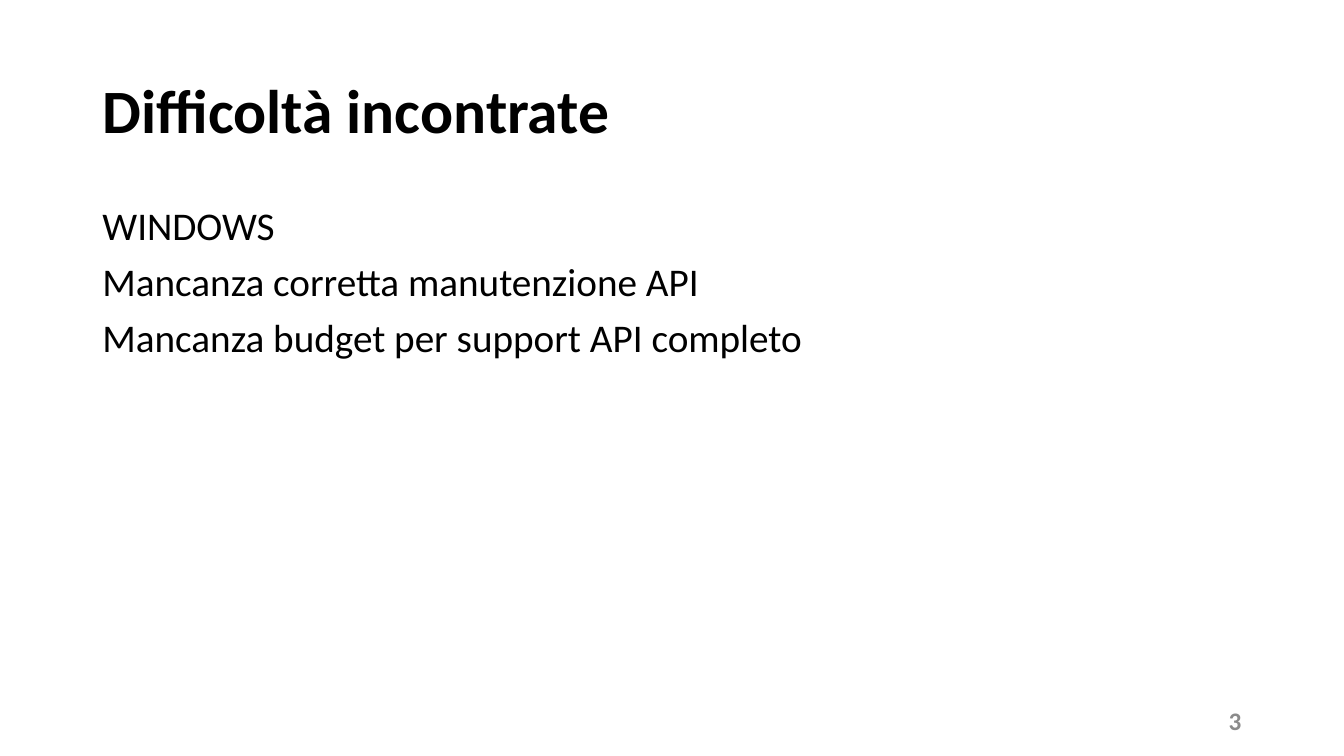
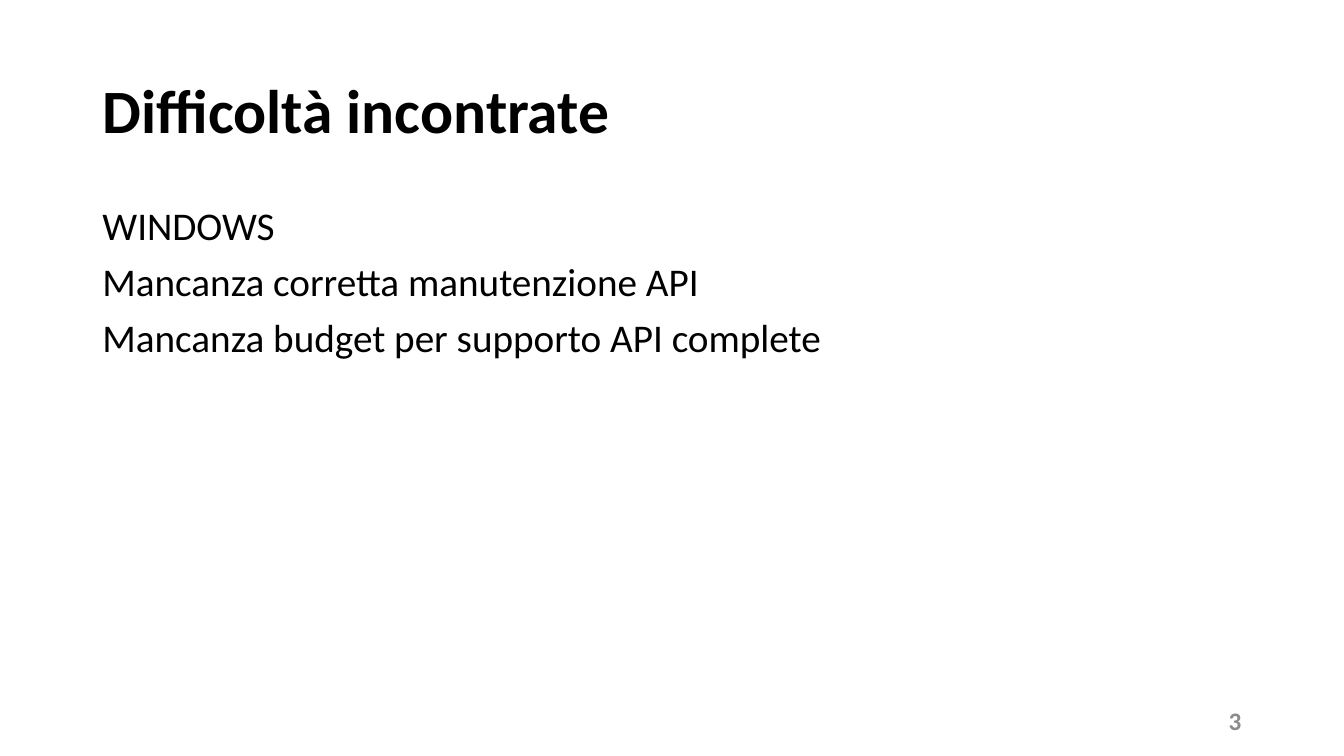
Before and after one commit to MatiasNegro/SteamDiscountAdviser, a slide deck: slide 3 of doc/presentation.pptx. Drawn at 1344x756 pixels with LibreOffice and Linux fonts; fonts in the diff are those of the drawing. Boxes give left, top, right and bottom in pixels: in the first picture for what was removed or moved away, otherwise in the second. Text is boxed around its words. In the diff, an @@ line names an element or a change of style, - is before the commit and + after.

```diff
--- a/doc/presentation.pptx
+++ b/doc/presentation.pptx
@@ text at [102,324,821,359]: text changed @@
-Mancanza budget per support API completo
+Mancanza budget per supporto API complete
```
Also in this commit, not shown: 11 other slides changed.
